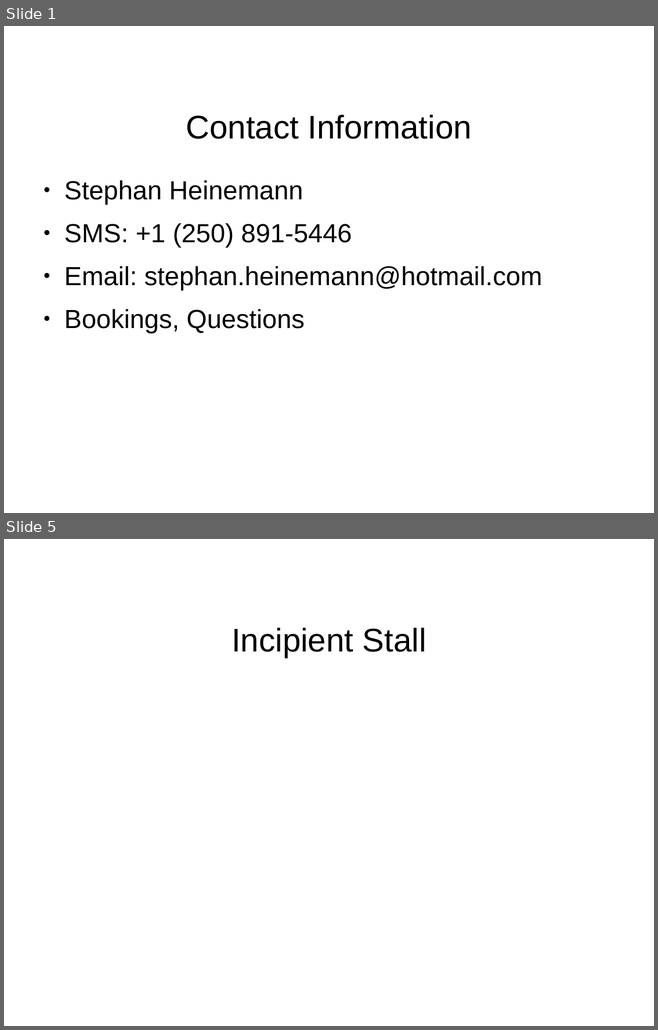
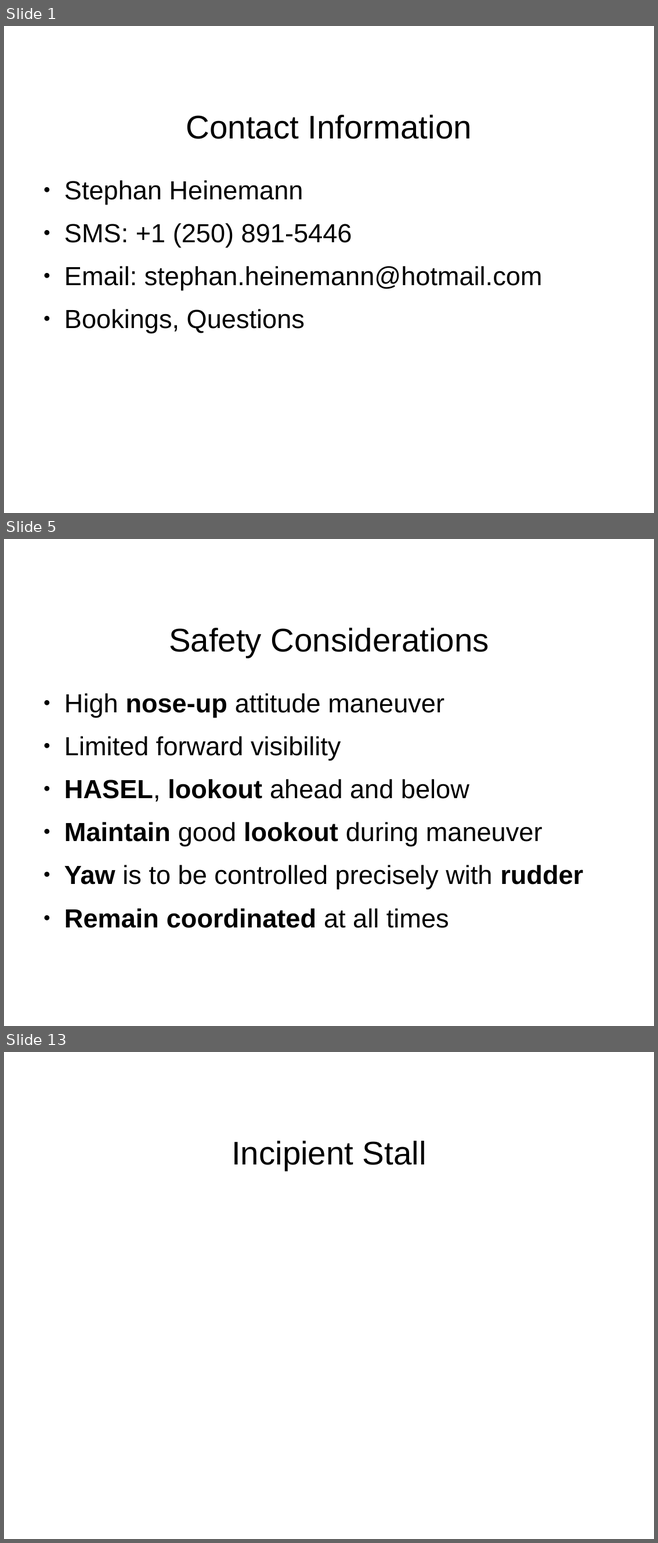
Before and after one commit to stephanheinemann/flight, a slide deck: FI/Stalls/Stalls.odp. Shown one above the other, each under a label of ours: slides 1 and 5 before the commit, slides 1, 5 and 13 after it; the slides between them are not shown. The pictures are 658x1030 and 658x1543 pixels, drawn with LibreOffice and Linux fonts; fonts in the diff are those of the drawing; background and template pictures are left out. Boxes give left, top, right and bottom in pixels: in the first picture for what was removed or moved away, otherwise in the second. Text is boxed around its words. In the diff, an @@ line names an element or a change of style, - is before the commit and + after.

```diff
--- a/FI/Stalls/Stalls.odp
+++ b/FI/Stalls/Stalls.odp
@@ slide 5 added at bbox=[4, 539, 654, 1026], background #FFFFFF @@
@@ title added at bbox=[169, 628, 489, 657], 40 pt, text #000000 @@
+Safety Considerations
@@ text added at bbox=[64, 693, 583, 928], 32 pt, text #000000 @@
+● High nose-up attitude maneuver
+● Limited forward visibility
+● HASEL, lookout ahead and below
+● Maintain good lookout during maneuver
+● Yaw is to be controlled precisely with rudder
+● Remain coordinated at all times
@@ what was slide 5 is now slide 13 @@
```
Also in this commit, not shown: 3 slides changed, 8 other slides added, 1 slide removed, 2 other files.
